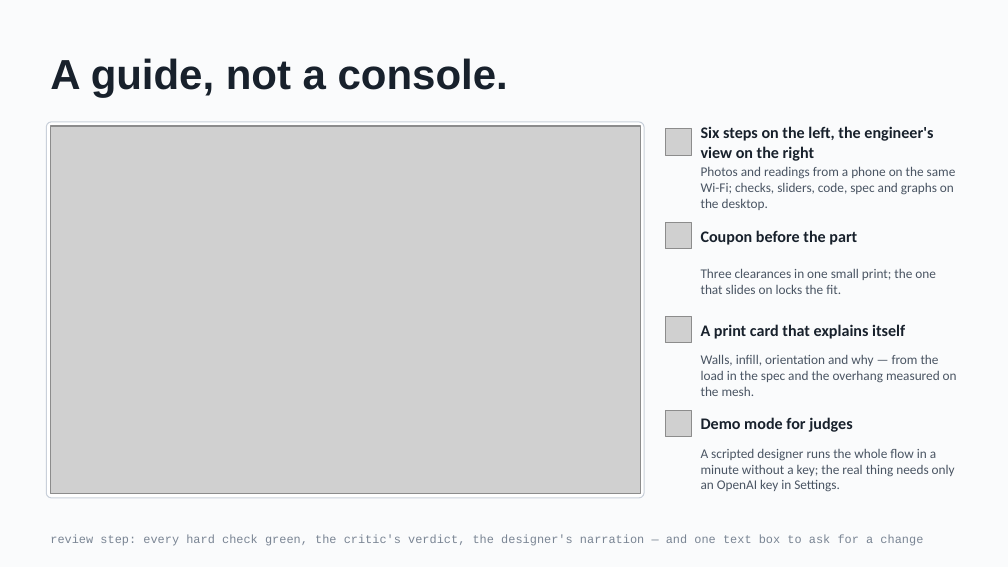
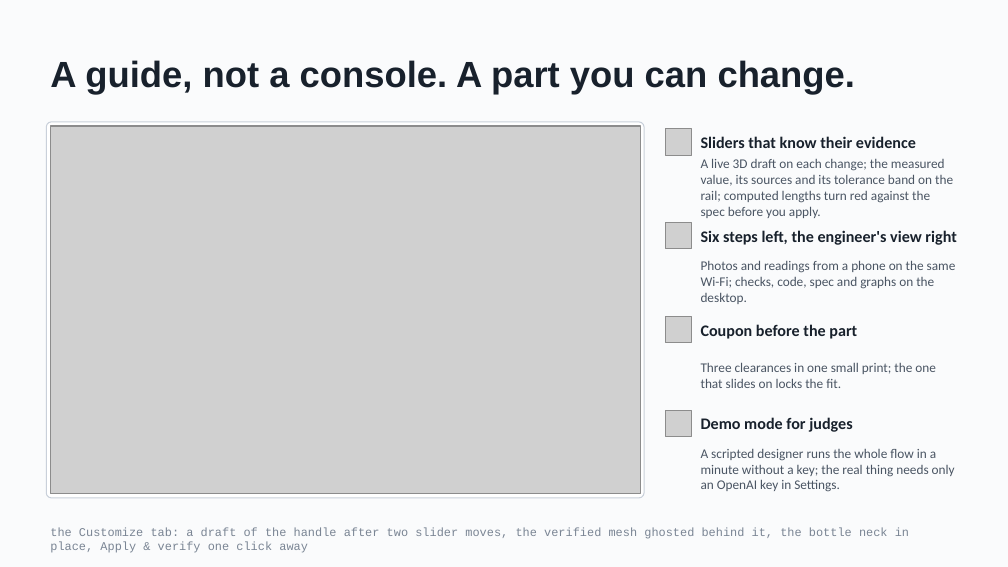
Before and after one commit to KrishGup/kintsugi, a slide deck: slide 9 of docs/submission/kintsugi-offgrid-pitch.pptx. Drawn at 1008x567 pixels with LibreOffice and Linux fonts; fonts in the diff are those of the drawing; grey boxes stand for pictures. Boxes give left, top, right and bottom in pixels: in the first picture for what was removed or moved away, otherwise in the second. Text is boxed around its words. In the diff, an @@ line names an element or a change of style, - is before the commit and + after.

Commit message:
customizer: a parametric designer for the finished part — sliders with units and tolerance bands bound to the spec's evidence, switches that fold their dependents, option cards, live draft previews (latest-wins cancellable compiles, adaptive facets), the verified mesh and the mating object ghosted in the 3D view with on-model dimensions, computed values against spec limits, presets in OpenSCAD's parameter-set format, undo/redo, mm/in, Apply & verify that moves the spec with a changed fit dimension; designer conventions for the panel; docs, deck slide, tests

```diff
--- a/docs/submission/kintsugi-offgrid-pitch.pptx
+++ b/docs/submission/kintsugi-offgrid-pitch.pptx
@@ text at (50, 60, 855, 95): text changed; size 30 to 26 pt @@
-A guide, not a console.
+A guide, not a console. A part you can change.
@@ text at (701, 136, 916, 148): text changed @@
-Six steps on the left, the engineer's view on the right
+Sliders that know their evidence
@@ text at (701, 158, 953, 218): text changed @@
-Photos and readings from a phone on the same Wi-Fi; checks, sliders, code, spec and graphs on the desktop.
+A live 3D draft on each change; the measured value, its sources and its tolerance band on the rail; computed lengths turn red against the spec before you apply.
@@ text at (701, 230, 956, 245): text changed @@
-Coupon before the part
+Six steps left, the engineer's view right
@@ text at (701, 260, 956, 304): text changed @@
-Three clearances in one small print; the one that slides on locks the fit.
+Photos and readings from a phone on the same Wi-Fi; checks, code, spec and graphs on the desktop.
@@ text at (701, 324, 857, 339): text changed @@
-A print card that explains itself
+Coupon before the part
@@ text at (701, 362, 936, 388): text changed @@
-Walls, infill, orientation and why — from the load in the spec and the overhang measured on the mesh.
+Three clearances in one small print; the one that slides on locks the fit.
@@ text at (50, 527, 909, 553): text changed @@
-review step: every hard check green, the critic's verdict, the designer's narration — and one text box to ask for a change
+the Customize tab: a draft of the handle after two slider moves, the verified mesh ghosted behind it, the bottle neck in place, Apply & verify one click away
```
Also in this commit, not shown: 2 other slides changed, 45 other files.
